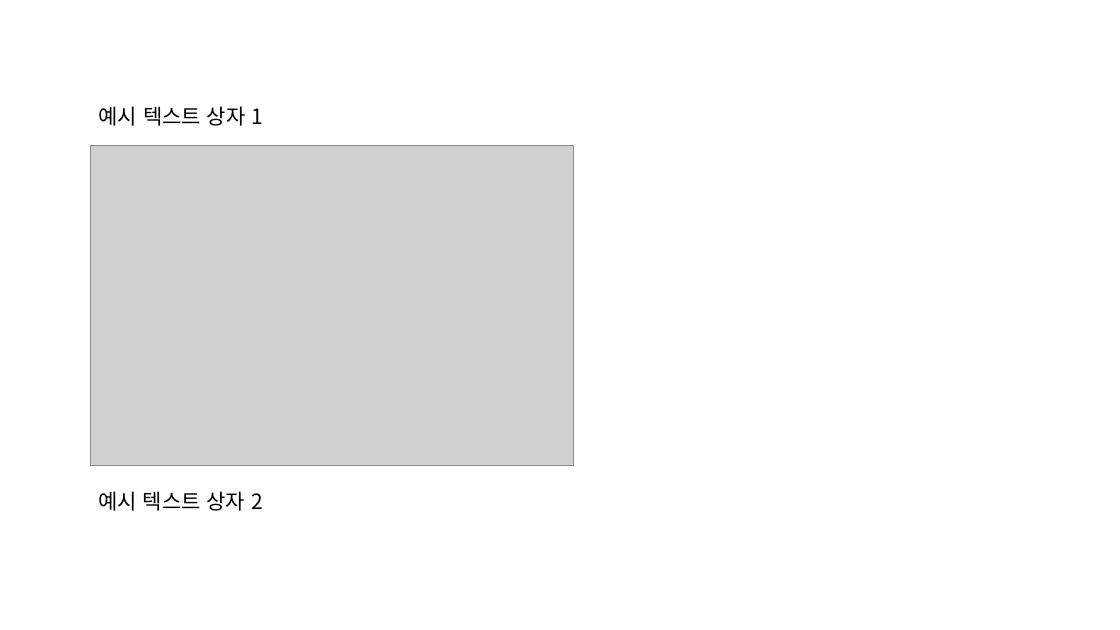
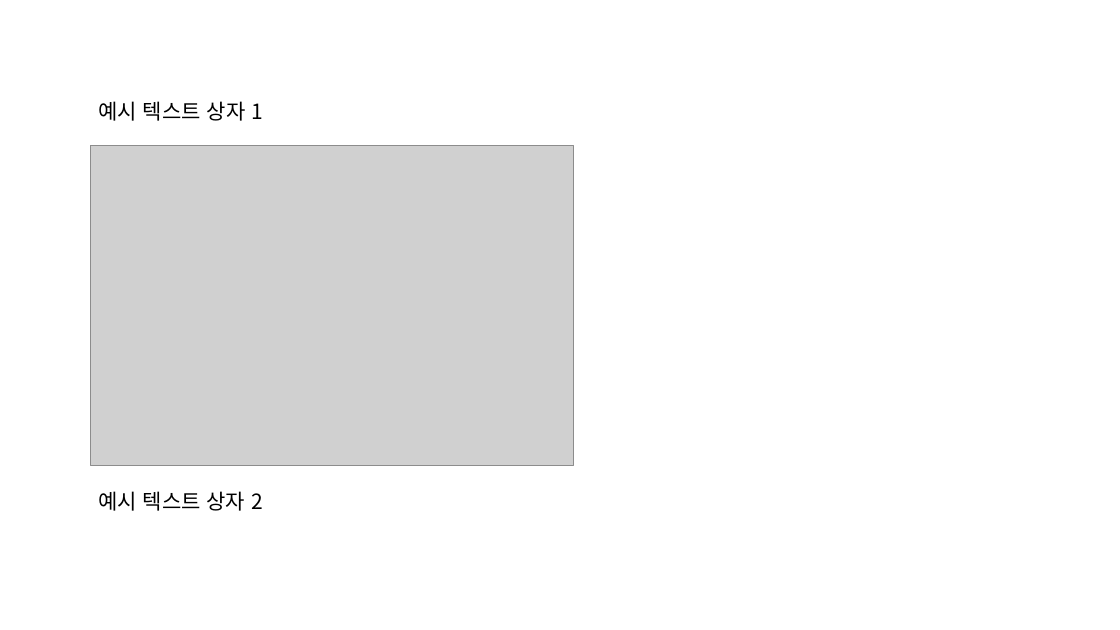
Before and after one commit to a11y-nvisions/a11y-nvisions.github.io, a slide deck: slide 2 of Agust_2022/noppt.pptx. Drawn at 1120x630 pixels with LibreOffice and Linux fonts; fonts in the diff are those of the drawing; grey boxes stand for pictures. Boxes give left, top, right and bottom in pixels: in the first picture for what was removed or moved away, otherwise in the second. Text is boxed around its words. In the diff, an @@ line names an element or a change of style, - is before the commit and + after.

```diff
--- a/Agust_2022/noppt.pptx
+++ b/Agust_2022/noppt.pptx
@@ text "예시 텍스트 상자 1": place and size @@
-text "예시 텍스트 상자 1" at <box>98,106,263,126</box>
+text "예시 텍스트 상자 1" at <box>98,101,263,121</box>
```
Also in this commit, not shown: 1 other slide changed.
